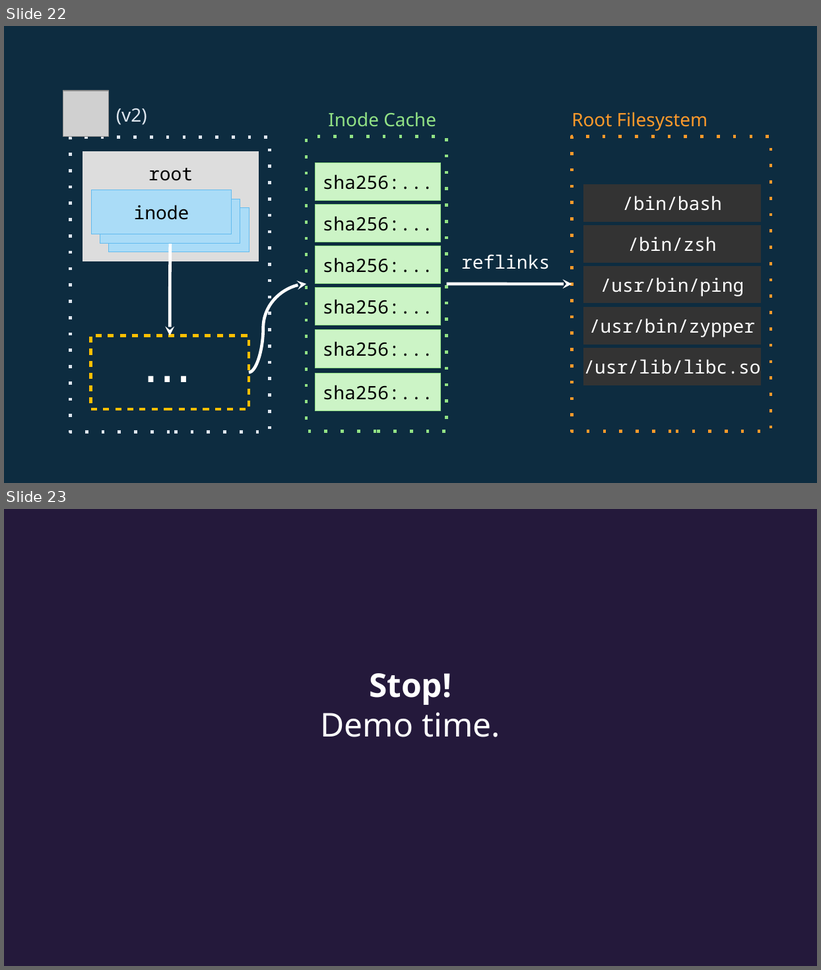
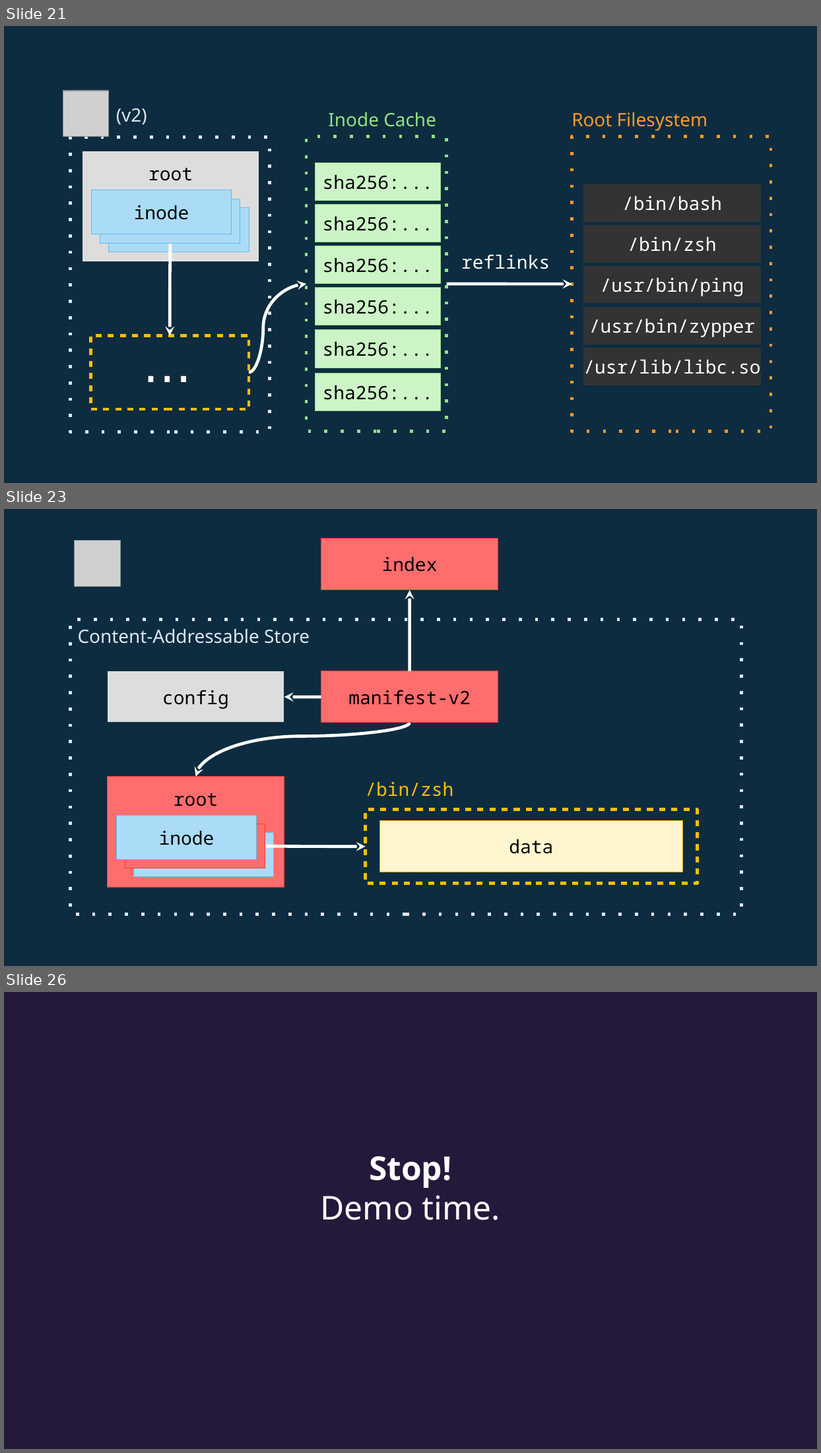
Before and after one commit to cyphar/talks, a slide deck: 2020/01-linux-conf-au/ociv2/container-images-considered-harmful.odp. Shown one above the other, each under a label of ours: slides 22 and 23 before the commit, slides 21, 23 and 26 after it; the slides between them are not shown. The pictures are 821x970 and 821x1453 pixels, drawn with LibreOffice and Linux fonts; fonts in the diff are those of the drawing; grey boxes stand for pictures. Boxes give left, top, right and bottom in pixels: in the first picture for what was removed or moved away, otherwise in the second. Text is boxed around its words. In the diff, an @@ line names an element or a change of style, - is before the commit and + after.

```diff
--- a/2020/01-linux-conf-au/ociv2/container-images-considered-harmful.odp
+++ b/2020/01-linux-conf-au/ociv2/container-images-considered-harmful.odp
@@ slide 23 added at (4, 509, 817, 966), background #0D2C40 @@
@@ picture added at (75, 541, 121, 586) @@
@@ rectangle added at (321, 539, 498, 590), fill #FF6D6D, outline #FF3838 0 pt, 18 pt, text #000000 @@
+index
@@ curved arrow added from (410, 671) to (410, 590), #FFFFFF 3 pt @@
@@ rectangle added at (71, 620, 742, 915), outline #DEE6EF 3 pt @@
@@ text added at (78, 628, 310, 644), 18 pt, text #DEE6EF @@
+Content-Addressable Store
@@ rectangle added at (108, 671, 284, 723), fill #DDDDDD, outline #0D2C40 0 pt, 18 pt, text #000000 @@
+config
@@ rectangle added at (321, 671, 498, 723), fill #FF6D6D, outline #FF3838 0 pt, 18 pt, text #000000 @@
+manifest-v2
@@ curved arrow added from (321, 697) to (284, 697), #FFFFFF 3 pt @@
@@ curved arrow added from (410, 723) to (196, 777), #FFFFFF 3 pt @@
@@ rectangle added at (108, 777, 284, 888), fill #FF6D6D, outline #FF3838 0 pt, 18 pt, text #000000 @@
+root
@@ text added at (365, 782, 453, 797), 18 pt, text #FFBF00 @@
+/bin/zsh
@@ rectangle added at (116, 816, 256, 860), fill #AADCF7, outline #63BBEE 0 pt, 18 pt, text #000000 @@
+inode
@@ rectangle added at (125, 824, 265, 869), fill #FF6D6D, outline #FF3838 0 pt, 18 pt, text #000000 @@
+inode
@@ rectangle added at (366, 810, 698, 884), outline #FFBF00 3 pt @@
@@ rectangle added at (380, 821, 683, 873), fill #FFF5CE, outline #E8A202 0 pt, 18 pt, text #000000 @@
+data
@@ rectangle added at (134, 833, 274, 877), fill #AADCF7, outline #63BBEE 0 pt, 18 pt, text #000000 @@
+inode
@@ curved arrow added from (265, 847) to (366, 847), #FFFFFF 3 pt @@
@@ what was slide 22 is now slide 21 @@
@@ what was slide 23 is now slide 26 @@
```
Also in this commit, not shown: 3 slides changed, 5 other slides added, 1 other file.
